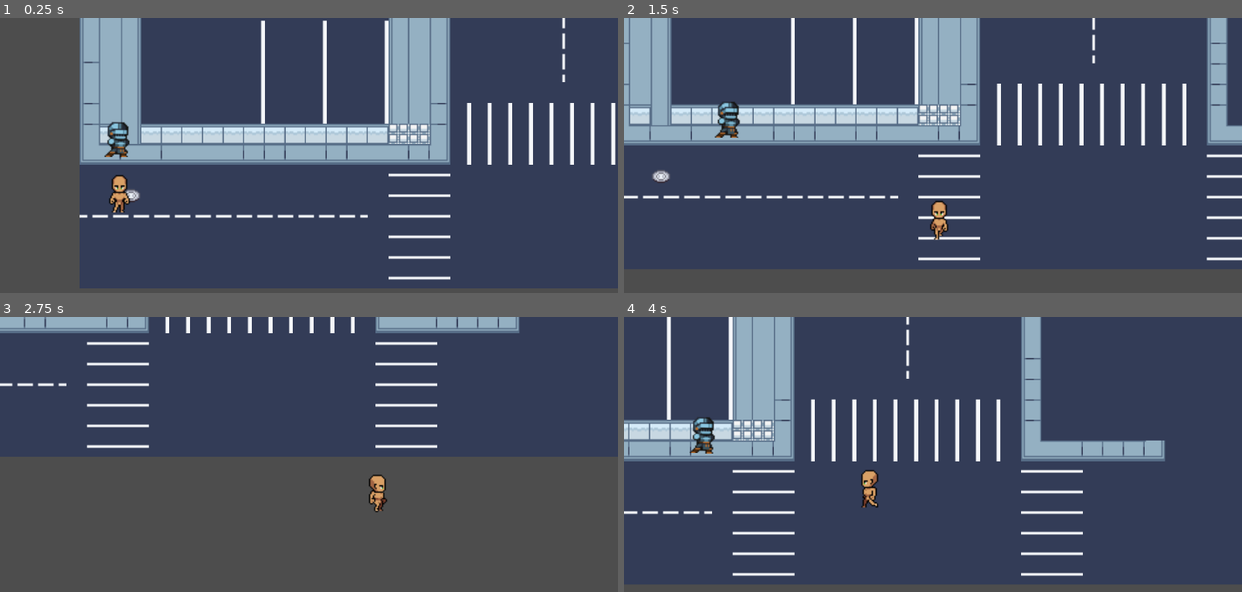
Above: before the commit, frames 1-4 (two rows, left to right).
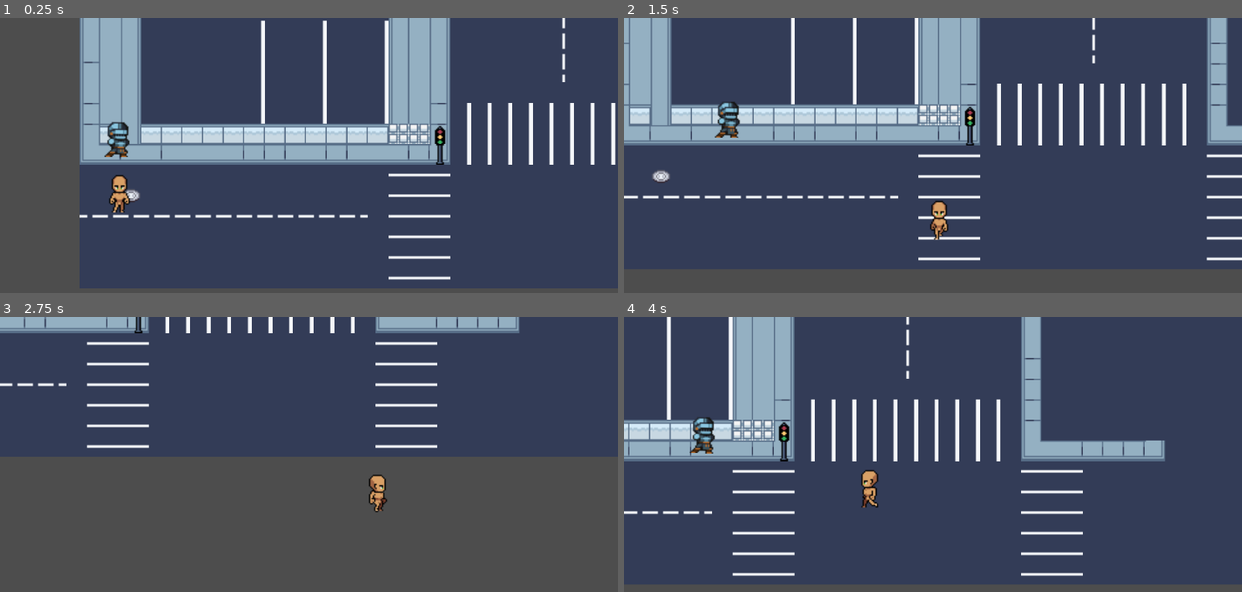
Above: after the commit, the same moments.

Repository: hoaxnt/envelhope-beta
Game: Godot game, scene res://Scenes/main_menu.tscn
The game is run twice, just before and just after one commit, with the same random seed, the same clock (stepped at 60 frames per second) and the same inputs.
Inputs:
- Up to frame 1 (0.25 s): no input
- Up to frame 2 (1.5 s): hold D 0.53-1.28 s; hold Shift 0.53-1.28 s; hold S from 1.28 s (still down); tap Shift at 1.35 s
- Up to frame 3 (2.75 s): release S at 2.03 s; hold D from 2.03 s (still down); hold Shift from 2.03 s (still down)
- Up to frame 4 (4 s): release D at 2.78 s; release Shift at 2.78 s; hold W 2.78-3.53 s; tap Shift at 2.85 s; hold A from 3.53 s (still down); hold Shift from 3.53 s (still down)

The runs differ from the first frame. In frame 1, 0.2% of the frame differs, in the area x 70-73%, y 39-54%; in frame 2, 0.2%; in frame 3, less than 0.1%; in frame 4, 0.2%, in the area x 25-27%, y 38-53%.

Commit message:
minor fixes

Diff:
--- a/Scenes/maps/locations/plaza.tscn
+++ b/Scenes/maps/locations/plaza.tscn
@@ -1,6 +1,7 @@
-[gd_scene load_steps=4 format=4 uid="uid://cqfnmj4as6wxg"]
+[gd_scene load_steps=5 format=4 uid="uid://cqfnmj4as6wxg"]
 
 [ext_resource type="Texture2D" uid="uid://blyd235qe331v" path="res://assets/images/city/city_elements.png" id="1_hhe0n"]
+[ext_resource type="TileSet" uid="uid://dqsya2esuhcwy" path="res://resources/city.tres" id="2_j5vst"]
 
 [sub_resource type="TileSetAtlasSource" id="TileSetAtlasSource_0i0rx"]
 texture = ExtResource("1_hhe0n")
@@ -617,6 +618,9 @@
 tile_set = SubResource("TileSet_tlbrg")
 
 [node name="Structures" type="TileMapLayer" parent="."]
+z_index = 1
+tile_map_data = PackedByteArray("AAARACYAAAAYABcAAAARACcAAAAYABgAAAA=")
+tile_set = ExtResource("2_j5vst")
 
 [node name="Vehicles" type="TileMapLayer" parent="."]
 
Not shown, removed: Assets/New folder/New Text Document.txt
